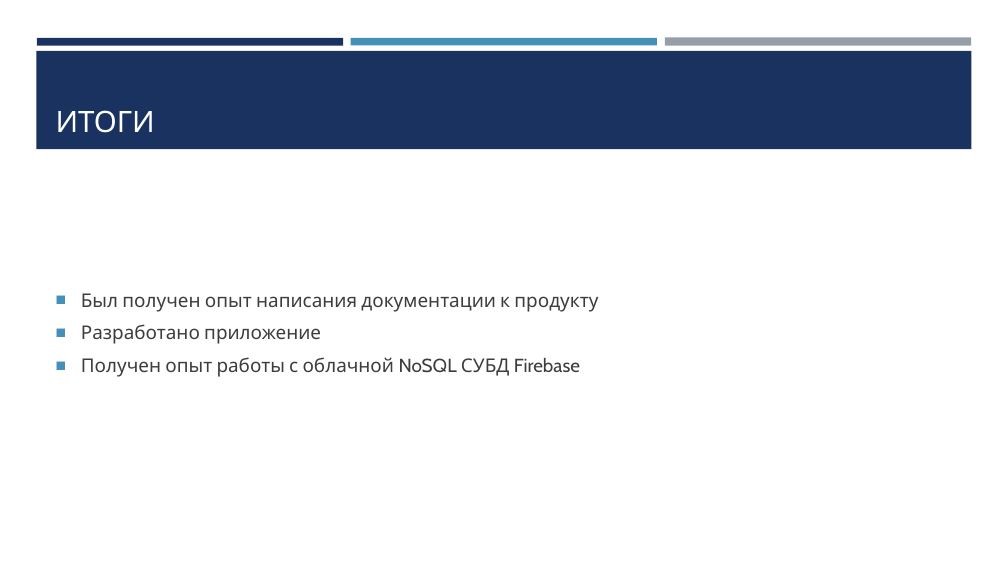
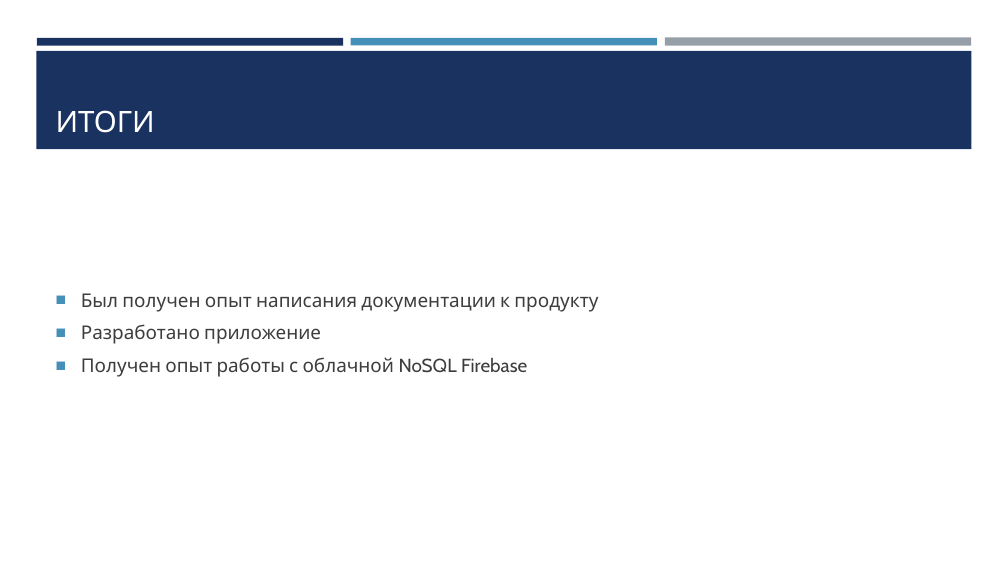
Before and after one commit to btwlav/ChatTutorial1, a slide deck: slide 5 of shemas/Выступление.pptx. Drawn at 1008x567 pixels with LibreOffice and Linux fonts; fonts in the diff are those of the drawing. Boxes give left, top, right and bottom in pixels: in the first picture for what was removed or moved away, otherwise in the second. Text is boxed around its words. In the diff, an @@ line names an element or a change of style, - is before the commit and + after.

Commit message:
predzashita

```diff
--- a/shemas/Выступление.pptx
+++ b/shemas/Выступление.pptx
@@ text at [81,357,527,377]: text changed @@
-■ Получен опыт работы с облачной NoSQL СУБД Firebase
+■ Получен опыт работы с облачной NoSQL Firebase
```
